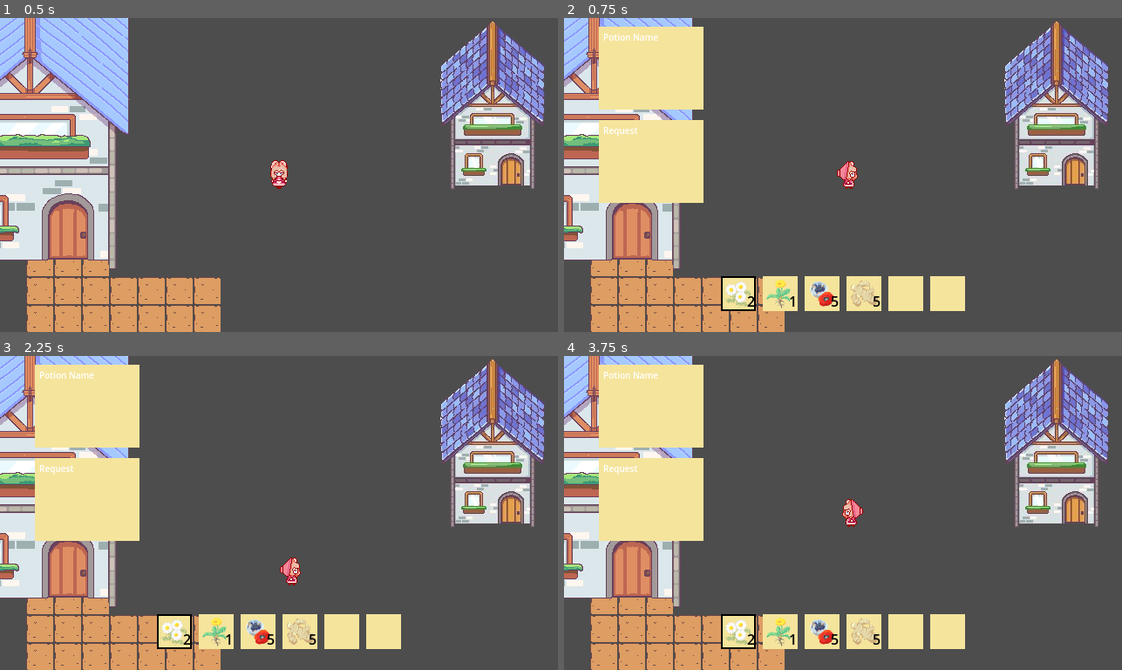
Above: before the commit, frames 1-4 (two rows, left to right).
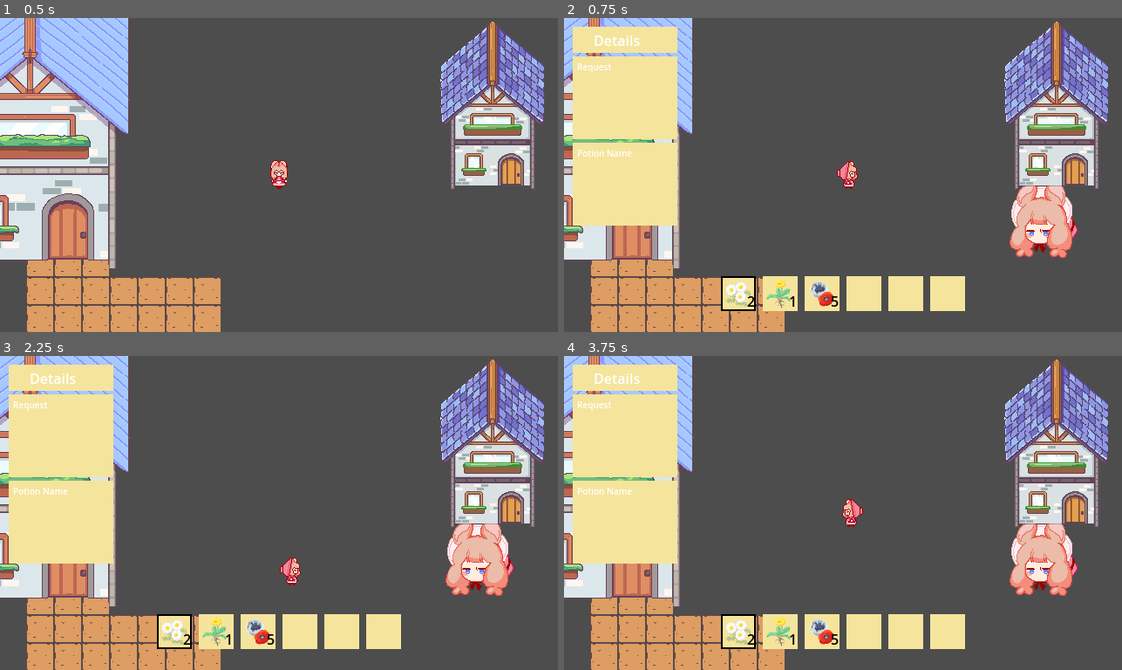
Above: after the commit, the same moments.

Repository: clara0/ApothecaryGame
Game: Godot game, scene res://scenes/main.tscn
Two runs of this game, one before a commit and one after it. Both use one fixed random seed, a clock stepped at 60 frames per second and the inputs below.
Inputs:
- Up to frame 1 (0.5 s): no input
- Up to frame 2 (0.75 s): tap Enter at 0.5 s; hold D (right) from 0.53 s (still down); tap C (craft_temp) at 0.6 s
- Up to frame 3 (2.25 s): tap Space at 1.25 s; release D (right) at 1.28 s; hold S (down) 1.28-2.03 s; tap C (craft_temp) at 1.35, 2.1 s; hold D (right) from 2.03 s (still down)
- Up to frame 4 (3.75 s): tap Enter at 2.75 s; release D (right) at 2.78 s; hold W (up) 2.78-3.53 s; tap C (craft_temp) at 2.85, 3.6 s; hold A (left) from 3.53 s (still down)

Frame 1 is identical in both runs. In frame 2, 9.8% of the frame differs, in the area x 1-93%, y 2-92%; in frame 3, 9.8%; in frame 4, 9.8%.

Commit message:
some slight redesigning of potion menu

Diff:
--- /dev/null
+++ b/bonnie.tscn
@@ -0,0 +1,33 @@
+[gd_scene load_steps=2 format=3 uid="uid://dpovu7aydog44"]
+
+[ext_resource type="Texture2D" uid="uid://buy6mr5ldf6ag" path="res://graphics/player/expressions/slight_irritation.png" id="1_uwu2e"]
+
+[node name="Bonnie" type="Control"]
+custom_minimum_size = Vector2(120, 100)
+layout_mode = 3
+anchors_preset = 7
+anchor_left = 0.5
+anchor_top = 1.0
+anchor_right = 0.5
+anchor_bottom = 1.0
+offset_left = -60.0
+offset_top = -100.0
+offset_right = 60.0
+grow_horizontal = 2
+grow_vertical = 0
+
+[node name="MarginContainer" type="MarginContainer" parent="."]
+layout_mode = 1
+anchors_preset = 7
+anchor_left = 0.5
+anchor_top = 1.0
+anchor_right = 0.5
+anchor_bottom = 1.0
+offset_left = -20.0
+offset_top = -40.0
+offset_right = 20.0
+grow_horizontal = 2
+grow_vertical = 0
+
+[node name="Sprite2D" type="Sprite2D" parent="MarginContainer"]
+texture = ExtResource("1_uwu2e")
--- a/inventory/mat_inv_player.tres
+++ b/inventory/mat_inv_player.tres
@@ -1,11 +1,10 @@
-[gd_resource type="Resource" script_class="Inv" load_steps=11 format=3 uid="uid://ccnc7pxrcbm6c"]
+[gd_resource type="Resource" script_class="Inv" load_steps=9 format=3 uid="uid://ccnc7pxrcbm6c"]
 
 [ext_resource type="Script" path="res://inventory/inv_slot.gd" id="1_cx3ad"]
 [ext_resource type="Resource" uid="uid://deywg2jc0fhke" path="res://inventory/items/chamomile.tres" id="2_r2dgo"]
 [ext_resource type="Script" path="res://inventory/inventory.gd" id="2_vtbwh"]
 [ext_resource type="Resource" uid="uid://dddicmhcggj45" path="res://inventory/items/dandelion.tres" id="3_0obwj"]
 [ext_resource type="Resource" uid="uid://dua6onebj674r" path="res://inventory/items/poppy.tres" id="4_sallm"]
-[ext_resource type="Resource" uid="uid://in2q71qq5f1y" path="res://inventory/items/ginger.tres" id="5_f2vrb"]
 
 [sub_resource type="Resource" id="Resource_vrrpd"]
 script = ExtResource("1_cx3ad")
@@ -22,12 +21,7 @@
 item = ExtResource("4_sallm")
 quant = 5
 
-[sub_resource type="Resource" id="Resource_f1jgs"]
-script = ExtResource("1_cx3ad")
-item = ExtResource("5_f2vrb")
-quant = 5
-
 [resource]
 script = ExtResource("2_vtbwh")
 name = ""
-inv_slots = Array[ExtResource("1_cx3ad")]([SubResource("Resource_vrrpd"), SubResource("Resource_k2exe"), SubResource("Resource_sp0gh"), SubResource("Resource_f1jgs")])
+inv_slots = Array[ExtResource("1_cx3ad")]([SubResource("Resource_vrrpd"), SubResource("Resource_k2exe"), SubResource("Resource_sp0gh"), null])
--- a/scenes/menus/potion/objective.tscn
+++ b/scenes/menus/potion/objective.tscn
@@ -6,12 +6,33 @@
 layout_mode = 3
 anchors_preset = 0
 
-[node name="VSplitContainer" type="VSplitContainer" parent="."]
+[node name="VBoxContainer" type="VBoxContainer" parent="."]
 layout_mode = 0
-offset_right = 120.0
-offset_bottom = 202.0
+offset_right = 40.0
+offset_bottom = 40.0
 
-[node name="Current" type="NinePatchRect" parent="VSplitContainer"]
+[node name="Title" type="NinePatchRect" parent="VBoxContainer"]
+custom_minimum_size = Vector2(120, 30)
+layout_mode = 2
+texture = ExtResource("1_thdih")
+
+[node name="Label" type="Label" parent="VBoxContainer/Title"]
+layout_mode = 1
+anchors_preset = 8
+anchor_left = 0.5
+anchor_top = 0.5
+anchor_right = 0.5
+anchor_bottom = 0.5
+offset_left = -36.5
+offset_top = -11.5
+offset_right = 36.5
+offset_bottom = 11.5
+grow_horizontal = 2
+grow_vertical = 2
+text = "Details
+"
+
+[node name="Target" type="NinePatchRect" parent="VBoxContainer"]
 custom_minimum_size = Vector2(120, 95)
 layout_mode = 2
 texture = ExtResource("1_thdih")
@@ -20,7 +41,7 @@
 patch_margin_right = 2
 patch_margin_bottom = 2
 
-[node name="MarginContainer" type="MarginContainer" parent="VSplitContainer/Current"]
+[node name="MarginContainer" type="MarginContainer" parent="VBoxContainer/Target"]
 custom_minimum_size = Vector2(120, 95)
 layout_mode = 0
 offset_right = 40.0
@@ -30,30 +51,30 @@
 theme_override_constants/margin_right = 5
 theme_override_constants/margin_bottom = 5
 
-[node name="VSplitContainer" type="VSplitContainer" parent="VSplitContainer/Current/MarginContainer"]
+[node name="VSplitContainer" type="VSplitContainer" parent="VBoxContainer/Target/MarginContainer"]
 layout_mode = 2
 
-[node name="Potion" type="Label" parent="VSplitContainer/Current/MarginContainer/VSplitContainer"]
+[node name="Request" type="Label" parent="VBoxContainer/Target/MarginContainer/VSplitContainer"]
 layout_mode = 2
 theme_override_font_sizes/font_size = 10
-text = "Potion Name
-"
+text = "Request"
 
-[node name="Contents" type="Label" parent="VSplitContainer/Current/MarginContainer/VSplitContainer"]
+[node name="Desc" type="Label" parent="VBoxContainer/Target/MarginContainer/VSplitContainer"]
 layout_mode = 2
 size_flags_vertical = 0
 theme_override_font_sizes/font_size = 8
 
-[node name="Target" type="NinePatchRect" parent="VSplitContainer"]
+[node name="Current" type="NinePatchRect" parent="VBoxContainer"]
 custom_minimum_size = Vector2(120, 95)
 layout_mode = 2
+size_flags_vertical = 0
 texture = ExtResource("1_thdih")
 patch_margin_left = 2
 patch_margin_top = 2
 patch_margin_right = 2
 patch_margin_bottom = 2
 
-[node name="MarginContainer" type="MarginContainer" parent="VSplitContainer/Target"]
+[node name="MarginContainer" type="MarginContainer" parent="VBoxContainer/Current"]
 custom_minimum_size = Vector2(120, 95)
 layout_mode = 0
 offset_right = 40.0
@@ -63,15 +84,16 @@
 theme_override_constants/margin_right = 5
 theme_override_constants/margin_bottom = 5
 
-[node name="VSplitContainer" type="VSplitContainer" parent="VSplitContainer/Target/MarginContainer"]
+[node name="VSplitContainer" type="VSplitContainer" parent="VBoxContainer/Current/MarginContainer"]
 layout_mode = 2
 
-[node name="Request" type="Label" parent="VSplitContainer/Target/MarginContainer/VSplitContainer"]
+[node name="Potion" type="Label" parent="VBoxContainer/Current/MarginContainer/VSplitContainer"]
 layout_mode = 2
 theme_override_font_sizes/font_size = 10
-text = "Request"
+text = "Potion Name
+"
 
-[node name="Desc" type="Label" parent="VSplitContainer/Target/MarginContainer/VSplitContainer"]
+[node name="Contents" type="Label" parent="VBoxContainer/Current/MarginContainer/VSplitContainer"]
 layout_mode = 2
 size_flags_vertical = 0
 theme_override_font_sizes/font_size = 8
--- a/scenes/menus/potion/potion_craft_menu.gd
+++ b/scenes/menus/potion/potion_craft_menu.gd
@@ -2,6 +2,8 @@
 
 
 var is_open: bool = false
+var objective_exist: bool = false
+
 @onready var ingredients: Control = $MarginContainer/VSplitContainer/Ingredients
 
 
--- a/scenes/menus/potion/potion_craft_menu.tscn
+++ b/scenes/menus/potion/potion_craft_menu.tscn
@@ -1,10 +1,11 @@
-[gd_scene load_steps=6 format=3 uid="uid://hoh6415bdbik"]
+[gd_scene load_steps=7 format=3 uid="uid://hoh6415bdbik"]
 
 [ext_resource type="Script" path="res://scenes/menus/potion/potion_craft_menu.gd" id="1_3ri03"]
 [ext_resource type="PackedScene" uid="uid://ci7tgjpkfvwpw" path="res://scenes/menus/potion/ingredients.tscn" id="1_55jro"]
 [ext_resource type="Texture2D" uid="uid://c68y3kmdv6gci" path="res://graphics/ui/sad_inv_bgd.png" id="1_uhppn"]
 [ext_resource type="PackedScene" uid="uid://itee0yhi1hk3" path="res://scenes/menus/potion/objective.tscn" id="2_qip6n"]
 [ext_resource type="Script" path="res://scenes/menus/potion/ingredients.gd" id="4_hheok"]
+[ext_resource type="PackedScene" uid="uid://dpovu7aydog44" path="res://bonnie.tscn" id="4_i0umm"]
 
 [node name="PotionCraftMenu" type="Control"]
 layout_mode = 3
@@ -50,9 +51,14 @@
 [node name="Objective" parent="MarginContainer/VSplitContainer/HBoxContainer" instance=ExtResource("2_qip6n")]
 custom_minimum_size = Vector2(120, 100)
 layout_mode = 2
+size_flags_horizontal = 0
 
 [node name="Base" type="Control" parent="MarginContainer/VSplitContainer/HBoxContainer"]
 custom_minimum_size = Vector2(360, 0)
+layout_mode = 2
+size_flags_horizontal = 4
+
+[node name="Bonnie" parent="MarginContainer/VSplitContainer/HBoxContainer" instance=ExtResource("4_i0umm")]
 layout_mode = 2
 
 [node name="Ingredients" parent="MarginContainer/VSplitContainer" instance=ExtResource("1_55jro")]
